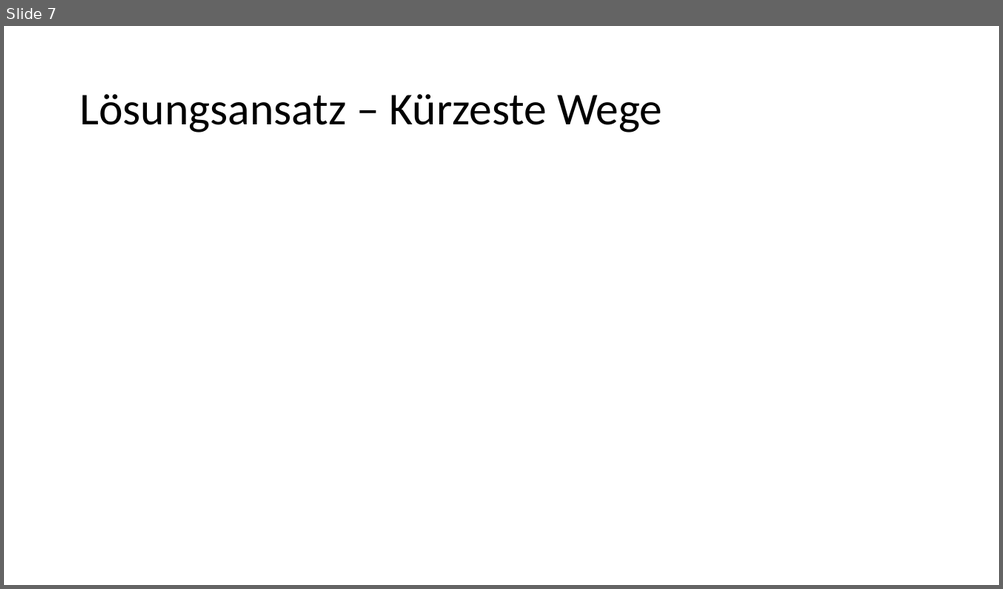
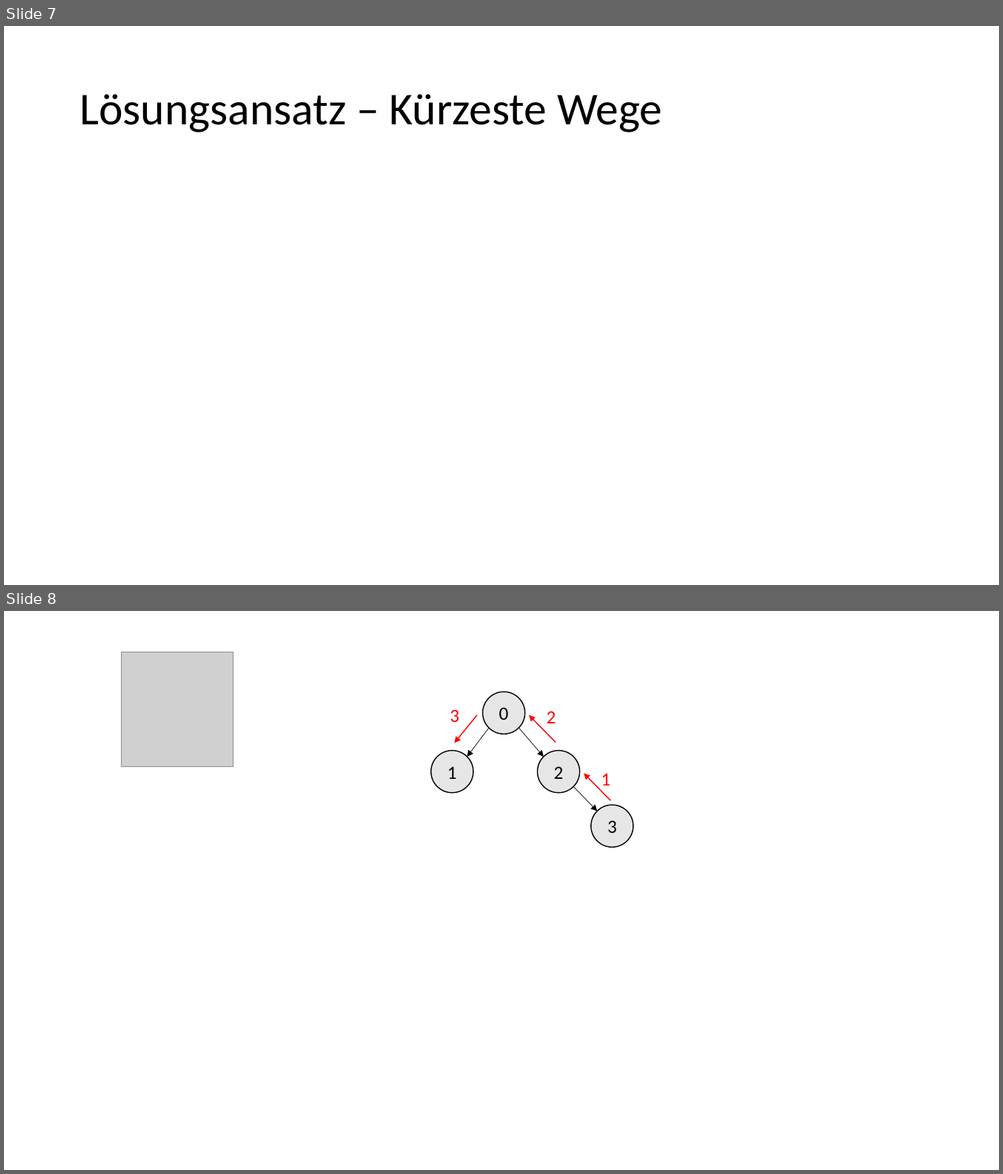
Before and after one commit to EiS94/Programmierwettbewerb, a slide deck: Präsentation/Präsentation.pptx. Shown one above the other, each under a label of ours: slide 7 before the commit, slides 7 and 8 after it. The pictures are 1003x589 and 1003x1174 pixels, drawn with LibreOffice and Linux fonts; fonts in the diff are those of the drawing; grey boxes stand for pictures. Boxes give left, top, right and bottom in pixels: in the first picture for what was removed or moved away, otherwise in the second. Text is boxed around its words. In the diff, an @@ line names an element or a change of style, - is before the commit and + after.

```diff
--- a/Präsentation/Präsentation.pptx
+++ b/Präsentation/Präsentation.pptx
@@ slide 8 added at [4,611,999,1170], background #FFFFFF @@
@@ picture added at [121,652,233,767] @@
@@ text added at [449,709,459,722], 18 pt, text #FF0000 @@
+3
@@ arrow added from (477, 715) to (455, 743), #FF0000 1 pt @@
@@ arrow added from (555, 742) to (529, 715), #FF0000 1 pt @@
@@ text added at [546,711,556,723], 18 pt, text #FF0000 @@
+2
@@ group added at [431,692,634,848]: 4 ellipses, 3 arrows @@
+0
+1
+2
+3
@@ arrow added from (611, 800) to (583, 774), #FF0000 1 pt @@
@@ text added at [601,773,611,786], 18 pt, text #FF0000 @@
+1
```
Also in this commit, not shown: 1 slide changed, 4 other slides added, 1 slide removed, 8 other files.
